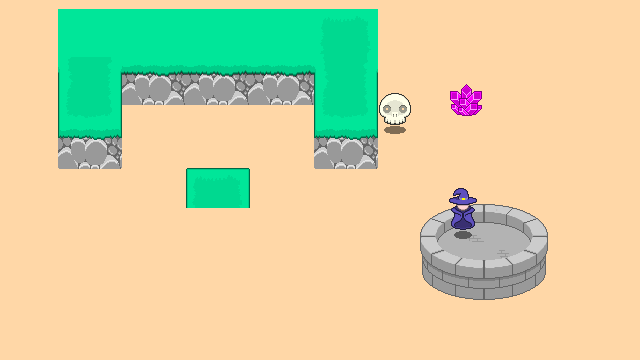
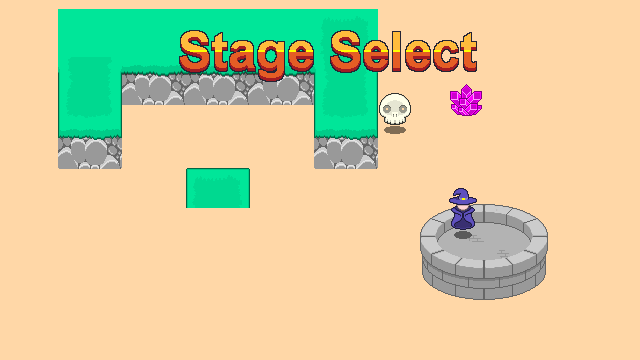
Two versions of the same layered image (w=640, h=360). Layer-by-layer changes:
added layer "Stage Select" above "Shadows #3" over [180, 31, 476, 81]
added layer "Shadows #3" above "Shadows" over [179, 30, 477, 82]
